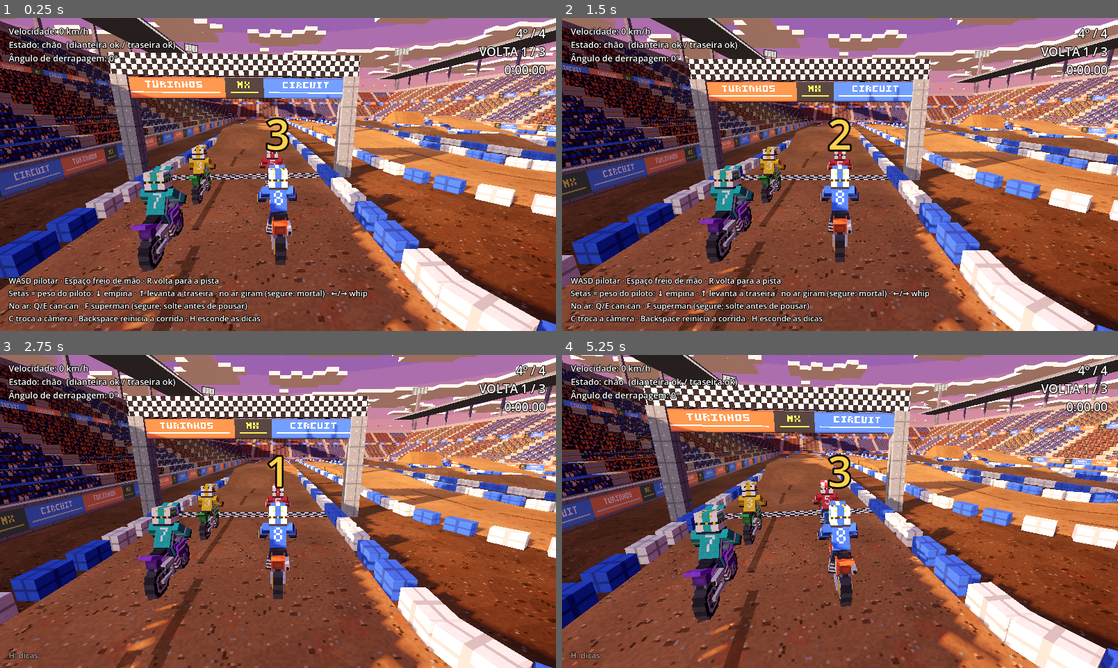
Above: before the commit, frames 1-4 (two rows, left to right).
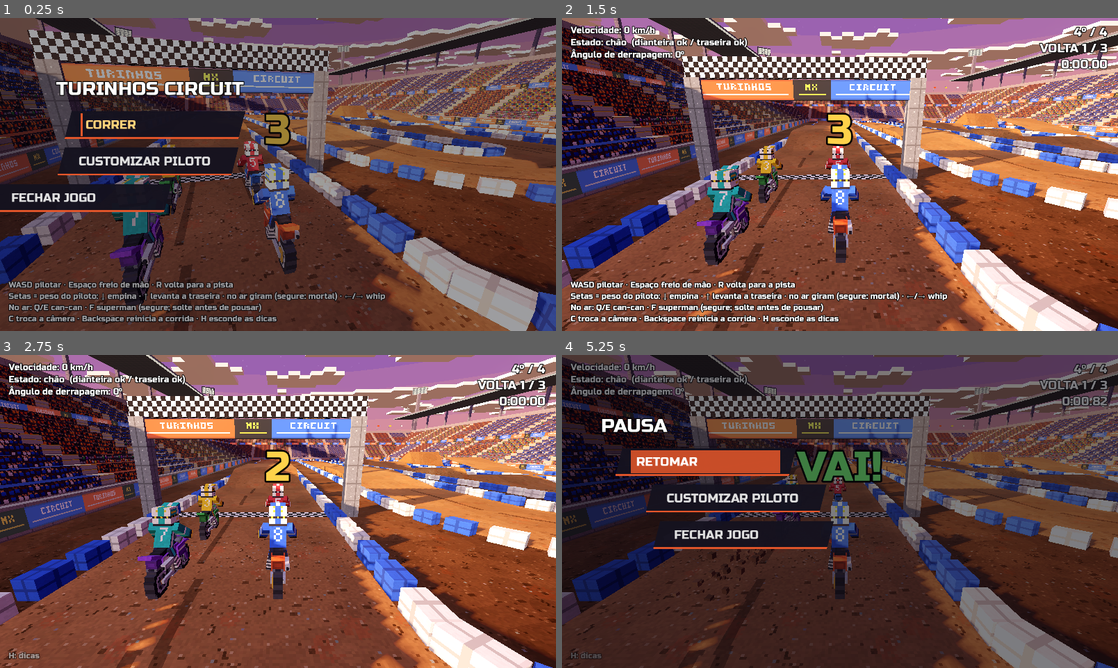
Above: after the commit, the same moments.

Repository: carvguilherme8/turinhos_circuit
Game: Godot game, scene res://scenes/tracks/stadium_circuit.tscn
Two runs of this game, one before a commit and one after it. Both use one fixed random seed, a clock stepped at 60 frames per second and the inputs below.
Inputs (mouse positions are in pixels of both pictures, inside the frame that each line leads up to):
- Up to frame 1 (0.25 s): no input
- Up to frame 2 (1.5 s): click (689, 124) at 0.5 s, where only the run after the commit has a clickable "CORRER"; move the mouse to (962, 158) at 1.27 s; hold D (direita) from 1.28 s (still down); hold W (acelerar) from 1.28 s (still down); click (962, 158) at 1.42 s
- Up to frame 3 (2.75 s): move the mouse to (166, 527) at 2.02 s; release D (direita) at 2.03 s; release W (acelerar) at 2.03 s; hold Down (inclinar_tras) from 2.03 s (still down); tap H (alternar_dicas) at 2.1 s; click (166, 527) at 2.17 s
- Up to frame 4 (5.25 s): move the mouse to (895, 442) at 2.77 s; release Down (inclinar_tras) at 2.78 s; hold D (direita) 2.78-3.53 s; hold S (frear) 2.78-3.53 s; click (895, 442) at 2.92 s; move the mouse to (812, 574) at 3.52 s; hold Up (inclinar_frente) 3.53-4.28 s; tap Space (freio_mao) at 3.6 s; click (812, 574) at 3.67 s; move the mouse to (1006, 558) at 4.27 s; hold A (esquerda) from 4.28 s (still down); tap F (manobra_superman) at 4.35 s; click (1006, 558) at 4.42 s; tap Escape (pausar) at 4.9 s; move the mouse to (673, 464) at 5.02 s; tap Backspace (reiniciar_corrida) at 5.1 s; click (673, 464) at 5.17 s

The runs differ from the first frame. In frame 1, 93% of the frame differs, in the area x 0-100%, y 0-100%; in frame 2, 41%; in frame 3, 3.5%; in frame 4, 94%.

Commit message:
feat: menu em escada (início e pausa) com customização do piloto; fonte Russo One

Diff:
--- a/scenes/tracks/stadium_circuit.tscn
+++ b/scenes/tracks/stadium_circuit.tscn
@@ -40,6 +40,7 @@
 [ext_resource type="AudioStream" path="res://assets/audio/sfx/crowd_cheer_1.ogg" id="sfx_cheer_1"]
 [ext_resource type="AudioStream" path="res://assets/audio/sfx/crowd_cheer_2.ogg" id="sfx_cheer_2"]
 [ext_resource type="Script" path="res://scripts/race/crowd_audio.gd" id="crowd_audio"]
+[ext_resource type="Script" path="res://scripts/ui/pause_menu.gd" id="pause_menu"]
 
 [sub_resource type="ShaderMaterial" id="SkyMat"]
 shader = ExtResource("sky_shader")
@@ -409,3 +410,6 @@
 script = ExtResource("crowd_audio")
 bike = NodePath("../Bike")
 cheer_streams = Array[AudioStream]([ExtResource("sfx_cheer_1"), ExtResource("sfx_cheer_2")])
+
+[node name="PauseMenu" type="CanvasLayer" parent="."]
+script = ExtResource("pause_menu")
--- a/scripts/bike/bike.gd
+++ b/scripts/bike/bike.gd
@@ -19,6 +19,8 @@
 
 ## Pontos seguros guardados para reposicionar (mais antigos são descartados).
 const SAFE_POINT_INTERVAL := 0.5
+const PlayerProfile := preload("res://scripts/core/player_profile.gd")
+const SkinPainter := preload("res://scripts/bike/skin_painter.gd")
 const SAFE_POINT_COUNT := 12
 ## Na queda, volta para um ponto seguro de pelo menos este tempo antes.
 const SAFE_POINT_MIN_AGE := 2.0
@@ -28,6 +30,8 @@
 @export var player_controlled: bool = true
 ## Cores: texturas alternativas da moto e do piloto (mesma UV do modelo). Vazio = padrão.
 @export var bike_texture: Texture2D
+## A moto do jogador usa o visual escolhido no menu (número, uniforme e cor da moto).
+@export var use_player_profile: bool = true
 @export var rider_texture: Texture2D
 
 @export_group("Visual")
@@ -176,9 +180,23 @@
 	_visual_rest = _visual.position
 	_apply_skin($Visual/Model, bike_texture)
 	_apply_skin($Visual/Rider, rider_texture)
+	if player_controlled and use_player_profile:
+		apply_player_profile()
+		PlayerProfile.listen(apply_player_profile)
 	if rider_upper:
 		_rider_upper_rest_x = rider_upper.rotation.x
 	_swingarm_length = Vector2(rear_wheel.position.y, rear_wheel.position.z).length()
+
+
+## Repinta moto e piloto com o visual do jogador (menu de customização).
+func apply_player_profile() -> void:
+	if not is_inside_tree():
+		return
+	PlayerProfile.ensure_loaded()
+	bike_texture = SkinPainter.bike_texture(PlayerProfile.bike_color(), PlayerProfile.number)
+	rider_texture = SkinPainter.rider_texture(PlayerProfile.suit_color(), PlayerProfile.accent_color(), PlayerProfile.number)
+	_apply_skin($Visual/Model, bike_texture)
+	_apply_skin($Visual/Rider, rider_texture)
 
 
 ## Acelerador aplicado neste passo (0..1), para o som do motor.
--- /dev/null
+++ b/scripts/bike/skin_painter.gd
@@ -0,0 +1,50 @@
+extends RefCounted
+## Repinta a textura da moto ou do piloto com outras cores e outro número, usando os mapas
+## gerados por tools/gen_skin_maps.py: cor = base + principal × R + detalhe × G; nos pixels
+## do dígito escolhido, cor = cor do número × B.
+
+## Mesmo valor de SCALE em tools/gen_skin_maps.py.
+const SCALE := 1.5
+
+const RIDER_DIR := "res://assets/models/riders/rider/rider"
+const BIKE_DIR := "res://assets/models/bikes/motocross/motocross"
+## Cor do número: branco nas costas do piloto, preto (cor do banco) nas placas da moto.
+const RIDER_NUMBER_COLOR := Color8(242, 242, 236)
+const BIKE_NUMBER_COLOR := Color8(34, 34, 40)
+
+
+static func rider_texture(suit: Color, accent: Color, number: int) -> ImageTexture:
+	return paint(RIDER_DIR, suit, accent, number, RIDER_NUMBER_COLOR)
+
+
+static func bike_texture(plastic: Color, number: int) -> ImageTexture:
+	return paint(BIKE_DIR, plastic, Color.BLACK, number, BIKE_NUMBER_COLOR)
+
+
+static func paint(prefix: String, primary: Color, accent: Color, number: int, number_color: Color) -> ImageTexture:
+	var base := _image(prefix + "_skin_base.png")
+	var skin_map := _image(prefix + "_skin_map.png")
+	var digits := _image(prefix + "_skin_digits.png")
+	var out := Image.create(base.get_width(), base.get_height(), false, Image.FORMAT_RGBA8)
+	var bit := 1 << clampi(number, 0, 9)
+	for y in base.get_height():
+		for x in base.get_width():
+			var m := skin_map.get_pixel(x, y)
+			var d := digits.get_pixel(x, y)
+			var bits := d.r8 | (d.g8 << 8)
+			var color: Color
+			if bits & bit:
+				color = number_color * (m.b * SCALE)
+			else:
+				color = base.get_pixel(x, y) + primary * (m.r * SCALE) + accent * (m.g * SCALE)
+			color.a = 1.0
+			out.set_pixel(x, y, color.clamp())
+	return ImageTexture.create_from_image(out)
+
+
+static func _image(path: String) -> Image:
+	var image := (load(path) as Texture2D).get_image()
+	if image.is_compressed():
+		image.decompress()
+	image.convert(Image.FORMAT_RGBA8)
+	return image
--- /dev/null
+++ b/scripts/core/player_profile.gd
@@ -0,0 +1,75 @@
+extends RefCounted
+## Visual do piloto do jogador (número, cor do uniforme e da moto), salvo em user:// e mantido
+## entre corridas. Tudo estático: qualquer script usa com
+## `const PlayerProfile := preload("res://scripts/core/player_profile.gd")`.
+
+const SAVE_PATH := "user://player_profile.cfg"
+
+## Cores do uniforme: [principal, detalhe]. O detalhe contrasta com a principal.
+const SUIT_COLORS: Array[Array] = [
+	[Color("2a5ce8"), Color("f0d23c")],
+	[Color("e83a3a"), Color("f2f2ec")],
+	[Color("2fb35a"), Color("f0d23c")],
+	[Color("f0a020"), Color("2a2a34")],
+	[Color("8a3ad8"), Color("40e0d0")],
+	[Color("1a1a22"), Color("e8572a")],
+	[Color("e84aa8"), Color("2a2a34")],
+	[Color("20b8c8"), Color("f2f2ec")],
+	[Color("f2f2ec"), Color("e83a3a")],
+]
+const BIKE_COLORS: Array[Color] = [
+	Color("e8572a"), Color("2a5ce8"), Color("2fb35a"), Color("f0d23c"), Color("e83a3a"),
+	Color("8a3ad8"), Color("1a1a22"), Color("f2f2ec"), Color("20b8c8"),
+]
+
+static var number: int = 8
+static var suit_index: int = 0
+static var bike_index: int = 0
+static var _loaded := false
+## Chamadas sem argumentos quando algo muda (a moto do jogador se repinta).
+static var _listeners: Array[Callable] = []
+
+
+static func ensure_loaded() -> void:
+	if _loaded:
+		return
+	_loaded = true
+	var cfg := ConfigFile.new()
+	if cfg.load(SAVE_PATH) != OK:
+		return
+	number = clampi(cfg.get_value("piloto", "numero", number), 0, 9)
+	suit_index = clampi(cfg.get_value("piloto", "uniforme", suit_index), 0, SUIT_COLORS.size() - 1)
+	bike_index = clampi(cfg.get_value("piloto", "moto", bike_index), 0, BIKE_COLORS.size() - 1)
+
+
+static func set_values(new_number: int, new_suit: int, new_bike: int) -> void:
+	ensure_loaded()
+	number = wrapi(new_number, 0, 10)
+	suit_index = wrapi(new_suit, 0, SUIT_COLORS.size())
+	bike_index = wrapi(new_bike, 0, BIKE_COLORS.size())
+	var cfg := ConfigFile.new()
+	cfg.set_value("piloto", "numero", number)
+	cfg.set_value("piloto", "uniforme", suit_index)
+	cfg.set_value("piloto", "moto", bike_index)
+	cfg.save(SAVE_PATH)
+	for listener in _listeners.duplicate():
+		if listener.is_valid():
+			listener.call()
+		else:
+			_listeners.erase(listener)
+
+
+static func listen(callable: Callable) -> void:
+	_listeners.append(callable)
+
+
+static func suit_color() -> Color:
+	return SUIT_COLORS[suit_index][0]
+
+
+static func accent_color() -> Color:
+	return SUIT_COLORS[suit_index][1]
+
+
+static func bike_color() -> Color:
+	return BIKE_COLORS[bike_index]
--- /dev/null
+++ b/scripts/ui/pause_menu.gd
@@ -0,0 +1,342 @@
+extends CanvasLayer
+## Menu de pausa (Esc / Start): os botões entram pelas laterais em escada, um depois do outro.
+## O jogo abre nele (com "CORRER" no lugar de "RETOMAR"); a contagem só começa depois.
+## À esquerda: retomar, customizar piloto e fechar o jogo. A customização entra pela direita
+## (o menu da esquerda sai, para a moto ficar à vista): número, cor do uniforme e cor da moto
+## (a moto do jogador se repinta na hora).
+
+const PlayerProfile := preload("res://scripts/core/player_profile.gd")
+## Fonte de toda a interface (vira a fonte padrão do jogo).
+const GAME_FONT := preload("res://assets/fonts/russo_one/RussoOne-Regular.ttf")
+
+## Já saiu do menu inicial nesta sessão: reiniciar a corrida não volta para ele.
+static var _race_started := false
+
+## Abre o jogo no menu, antes da largada.
+@export var start_in_menu: bool = true
+
+## Tamanho e passo da escada (cada degrau desce e anda para o lado).
+@export var step_size: Vector2 = Vector2(40.0, 84.0)
+@export var button_size: Vector2 = Vector2(400.0, 64.0)
+@export var row_size: Vector2 = Vector2(540.0, 64.0)
+@export var slide_time: float = 0.35
+@export var step_delay: float = 0.06
+@export var color_bg: Color = Color(0.08, 0.07, 0.12, 0.96)
+@export var color_edge: Color = Color("e8572a")
+
+var _root: Control
+var _dim: ColorRect
+var _main_steps: Array[Control] = []
+var _custom_steps: Array[Control] = []
+var _custom_open := false
+var _number_label: Label
+var _suit_buttons: Array[Button] = []
+var _bike_buttons: Array[Button] = []
+var _tween: Tween
+var _title: Label
+var _first_button: Button
+var _starting := false
+
+
+func _ready() -> void:
+	layer = 20
+	process_mode = Node.PROCESS_MODE_ALWAYS
+	ThemeDB.get_default_theme().default_font = GAME_FONT
+	PlayerProfile.ensure_loaded()
+	_root = Control.new()
+	_root.set_anchors_preset(Control.PRESET_FULL_RECT)
+	_root.visible = false
+	add_child(_root)
+	_dim = ColorRect.new()
+	_dim.color = Color(0.02, 0.02, 0.05, 0.55)
+	_dim.set_anchors_preset(Control.PRESET_FULL_RECT)
+	_root.add_child(_dim)
+	_build_main()
+	_build_custom()
+	if start_in_menu and not _race_started:
+		open.call_deferred(true)
+
+
+func _unhandled_input(event: InputEvent) -> void:
+	if not event.is_action_pressed("pausar") or event.is_echo():
+		return
+	get_viewport().set_input_as_handled()
+	if not _root.visible:
+		open()
+	elif _custom_open:
+		_close_custom()
+	elif not _starting:
+		close()  # no menu inicial, só "CORRER" sai dele
+
+
+## `start` = menu inicial (antes da largada).
+func open(start := false) -> void:
+	_starting = start
+	_title.text = "TURINHOS CIRCUIT" if start else "PAUSA"
+	_first_button.text = "CORRER" if start else "RETOMAR"
+	get_tree().paused = true
+	_root.visible = true
+	_dim.modulate.a = 0.0
+	_restart_tween()
+	_tween.tween_property(_dim, "modulate:a", 1.0, slide_time)
+	_slide(_main_steps, true, true)
+	_main_steps[1].get_child(0).grab_focus.call_deferred()
+
+
+func close() -> void:
+	_race_started = true
+	_starting = false
+	_restart_tween()
+	_tween.tween_property(_dim, "modulate:a", 0.0, slide_time)
+	if _custom_open:
+		_slide(_custom_steps, false, false)
+		_custom_open = false
+	else:
+		_slide(_main_steps, true, false)
+	_tween.chain().tween_callback(func():
+		_root.visible = false
+		get_tree().paused = false)
+
+
+# ---------------------------------------------------------------- montagem
+
+func _build_main() -> void:
+	_title = _make_label("PAUSA", 44)
+	_main_steps.append(_add_step(_title, 0, true, Vector2(button_size.x, 56.0), false))
+	var entries := [
+		["RETOMAR", close],
+		["CUSTOMIZAR PILOTO", _open_custom],
+		["FECHAR JOGO", func(): get_tree().quit()],
+	]
+	for i in entries.size():
+		var button := _make_button(entries[i][0])
+		button.pressed.connect(entries[i][1])
+		_main_steps.append(_add_step(button, i + 1, true, button_size))
+		if i == 0:
+			_first_button = button
+	_link_focus(_main_steps.slice(1).map(func(step): return step.get_child(0)))
+
+
+func _build_custom() -> void:
+	var title := _make_label("SEU PILOTO", 40)
+	_custom_steps.append(_add_step(title, 0, false, Vector2(row_size.x, 56.0), false))
+
+	# Número: < 8 >
+	var number_row := HBoxContainer.new()
+	number_row.add_theme_constant_override("separation", 12)
+	number_row.add_child(_make_label("NÚMERO", 26))
+	number_row.get_child(0).custom_minimum_size.x = 130.0
+	var minus := _make_button("<", 26)
+	minus.custom_minimum_size = Vector2(56.0, 0.0)
+	minus.pressed.connect(func(): _change(-1, 0, 0))
+	number_row.add_child(minus)
+	_number_label = _make_label("8", 36)
+	_number_label.custom_minimum_size.x = 60.0
+	_number_label.horizontal_alignment = HORIZONTAL_ALIGNMENT_CENTER
+	number_row.add_child(_number_label)
+	var plus := _make_button(">", 26)
+	plus.custom_minimum_size = Vector2(56.0, 0.0)
+	plus.pressed.connect(func(): _change(1, 0, 0))
+	number_row.add_child(plus)
+	_custom_steps.append(_add_step(number_row, 1, false, row_size))
+
+	# Cores do uniforme (principal com faixa do detalhe) e da moto.
+	var suit_row := _swatch_row("UNIFORME", PlayerProfile.SUIT_COLORS.size(), _suit_buttons,
+			func(i): return PlayerProfile.SUIT_COLORS[i][0],
+			func(i): return PlayerProfile.SUIT_COLORS[i][1],
+			func(i): _change(0, i - PlayerProfile.suit_index, 0))
+	_custom_steps.append(_add_step(suit_row, 2, false, row_size))
+	var bike_row := _swatch_row("MOTO", PlayerProfile.BIKE_COLORS.size(), _bike_buttons,
+			func(i): return PlayerProfile.BIKE_COLORS[i],
+			func(_i): return Color.TRANSPARENT,
+			func(i): _change(0, 0, i - PlayerProfile.bike_index))
+	_custom_steps.append(_add_step(bike_row, 3, false, row_size))
+
+	var back := _make_button("VOLTAR")
+	back.pressed.connect(_close_custom)
+	_custom_steps.append(_add_step(back, 4, false, Vector2(row_size.x * 0.6, button_size.y)))
+
+	var rows: Array = [minus, _suit_buttons[0], _bike_buttons[0], back]
+	for i in rows.size():
+		var control: Control = rows[i]
+		if i > 0:
+			control.focus_neighbor_top = control.get_path_to(rows[i - 1])
+		if i < rows.size() - 1:
+			control.focus_neighbor_bottom = control.get_path_to(rows[i + 1])
+	plus.focus_neighbor_bottom = plus.get_path_to(_suit_buttons[0])
+	_refresh()
+
+
+func _swatch_row(caption: String, count: int, buttons: Array[Button], main: Callable,
+		stripe: Callable, on_pick: Callable) -> HBoxContainer:
+	var row := HBoxContainer.new()
+	row.add_theme_constant_override("separation", 6)
+	var label := _make_label(caption, 26)
+	label.custom_minimum_size.x = 130.0
+	row.add_child(label)
+	for i in count:
+		var swatch := Button.new()
+		swatch.custom_minimum_size = Vector2(30.0, 40.0)
+		swatch.set_meta("color", main.call(i))
+		var band: Color = stripe.call(i)
+		if band.a > 0.0:
+			var line := ColorRect.new()
+			line.color = band
+			line.mouse_filter = Control.MOUSE_FILTER_IGNORE
+			line.set_anchors_preset(Control.PRESET_BOTTOM_WIDE)
+			line.offset_top = -12.0
+			line.offset_bottom = -5.0
+			line.offset_left = 5.0
+			line.offset_right = -5.0
+			swatch.add_child(line)
+		swatch.pressed.connect(on_pick.bind(i))
+		row.add_child(swatch)
+		buttons.append(swatch)
+	return row
+
+
+## Um degrau da escada: painel inclinado que entra pela esquerda (`left`) ou pela direita.
+func _add_step(content: Control, index: int, left: bool, size: Vector2, framed := true) -> Control:
+	var panel := PanelContainer.new()
+	var style := StyleBoxFlat.new()
+	style.bg_color = color_bg if framed else Color(0, 0, 0, 0)
+	style.border_color = color_edge
+	style.set_border_width_all(0)
+	style.border_width_bottom = 4 if framed else 0
+	style.skew = Vector2(0.25, 0.0) if framed else Vector2.ZERO
+	style.content_margin_left = 28.0
+	style.content_margin_right = 28.0
+	style.content_margin_top = 6.0
+	style.content_margin_bottom = 6.0
+	panel.add_theme_stylebox_override("panel", style)
+	panel.add_child(content)
+	panel.size = size
+	panel.custom_minimum_size = size
+	var y := 130.0 + index * step_size.y
+	var x := 60.0 + index * step_size.x
+	if not left:
+		# À direita a escada desce em direção à borda (deixa o meio da tela livre).
+		x = 60.0 + (4 - index) * step_size.x
+	if left:
+		panel.set_anchors_preset(Control.PRESET_TOP_LEFT)
+		panel.set_meta("home", Vector2(x, y))
+		panel.set_meta("away", Vector2(-size.x - 80.0, y))
+	else:
+		panel.set_anchors_preset(Control.PRESET_TOP_RIGHT)
+		panel.set_meta("home", Vector2(-size.x - x, y))
+		panel.set_meta("away", Vector2(80.0, y))
+	panel.position = panel.get_meta("away")
+	panel.visible = false
+	_root.add_child(panel)
+	return panel
+
+
+## Desliza os degraus para dentro ou para fora, cada um um pouco depois do anterior.
+func _slide(steps: Array[Control], left: bool, entering: bool) -> void:
+	var anchor := 0.0 if left else _root.size.x
+	for i in steps.size():
+		var step := steps[i]
+		var home: Vector2 = step.get_meta("home") + Vector2(anchor, 0.0)
+		var away: Vector2 = step.get_meta("away") + Vector2(anchor, 0.0)
+		var order := i if entering else steps.size() - 1 - i
+		if entering:
+			step.position = away
+			step.visible = true
+		var tweener := _tween.parallel().tween_property(step, "position", home if entering else away, slide_time)
+		tweener.set_delay(order * step_delay)
+		tweener.set_trans(Tween.TRANS_BACK if entering else Tween.TRANS_CUBIC)
+		tweener.set_ease(Tween.EASE_OUT if entering else Tween.EASE_IN)
+
+
+func _open_custom() -> void:
+	if _custom_open:
+		return
+	_custom_open = true
+	_restart_tween()
+	_slide(_main_steps, true, false)
+	_slide(_custom_steps, false, true)
+	_custom_steps[1].get_child(0).get_child(1).grab_focus.call_deferred()
+
+
+func _close_custom() -> void:
+	if not _custom_open:
+		return
+	_custom_open = false
+	_restart_tween()
+	_slide(_custom_steps, false, false)
+	_slide(_main_steps, true, true)
+	_main_steps[2].get_child(0).grab_focus.call_deferred()
+
+
+func _restart_tween() -> void:
+	if _tween and _tween.is_valid():
+		_tween.kill()
+	_tween = create_tween()
+	_tween.set_pause_mode(Tween.TWEEN_PAUSE_PROCESS)
+	_tween.set_parallel(true)
+
+
+func _change(number_step: int, suit_step: int, bike_step: int) -> void:
+	PlayerProfile.set_values(PlayerProfile.number + number_step,
+			PlayerProfile.suit_index + suit_step, PlayerProfile.bike_index + bike_step)
+	_refresh()
+
+
+## Mostra o número atual e destaca as cores escolhidas.
+func _refresh() -> void:
+	_number_label.text = str(PlayerProfile.number)
+	for i in _suit_buttons.size():
+		_style_swatch(_suit_buttons[i], i == PlayerProfile.suit_index)
+	for i in _bike_buttons.size():
+		_style_swatch(_bike_buttons[i], i == PlayerProfile.bike_index)
+
+
+func _style_swatch(swatch: Button, selected: bool) -> void:
+	var color: Color = swatch.get_meta("color")
+	for state in ["normal", "hover", "pressed", "focus"]:
+		var style := StyleBoxFlat.new()
+		style.bg_color = color.lightened(0.15) if state == "hover" else color
+		style.border_color = Color.WHITE if selected else (color_edge if state == "focus" else Color(0, 0, 0, 0.6))
+		style.set_border_width_all(4 if selected or state == "focus" else 2)
+		if state == "focus" and not selected:
+			style.draw_center = false
+		swatch.add_theme_stylebox_override(state, style)
+
+
+# ---------------------------------------------------------------- peças
+
+func _make_label(text: String, size: int) -> Label:
+	var label := Label.new()
+	label.text = text
+	label.add_theme_font_size_override("font_size", size)
+	label.add_theme_color_override("font_outline_color", Color.BLACK)
+	label.add_theme_constant_override("outline_size", maxi(6, size / 6))
+	label.vertical_alignment = VERTICAL_ALIGNMENT_CENTER
+	return label
+
+
+func _make_button(text: String, size: int = 28) -> Button:
+	var button := Button.new()
+	button.text = text
+	button.flat = false
+	button.alignment = HORIZONTAL_ALIGNMENT_LEFT
+	button.add_theme_font_size_override("font_size", size)
+	for state in ["normal", "hover", "pressed", "focus"]:
+		var style := StyleBoxFlat.new()
+		style.bg_color = Color(0, 0, 0, 0) if state == "normal" else Color(color_edge, 0.85 if state != "focus" else 0.0)
+		style.draw_center = state != "focus"
+		style.border_color = color_edge
+		style.border_width_left = 6 if state == "focus" else 0
+		style.content_margin_left = 12.0
+		style.content_margin_right = 12.0
+		button.add_theme_stylebox_override(state, style)
+	button.add_theme_color_override("font_hover_color", Color.WHITE)
+	button.add_theme_color_override("font_focus_color", Color("ffd27a"))
+	return button
+
+
+func _link_focus(controls: Array) -> void:
+	for i in controls.size():
+		var control: Control = controls[i]
+		control.focus_neighbor_top = control.get_path_to(controls[(i - 1 + controls.size()) % controls.size()])
+		control.focus_neighbor_bottom = control.get_path_to(controls[(i + 1) % controls.size()])
Not shown, added: assets/fonts/russo_one/OFL.txt
Binary file added: assets/fonts/russo_one/RussoOne-Regular.ttf
Not shown, added: assets/fonts/russo_one/RussoOne-Regular.ttf.import
Binary file added: assets/models/bikes/motocross/motocross_skin_base.png
Not shown, added: assets/models/bikes/motocross/motocross_skin_base.png.import
Binary file added: assets/models/bikes/motocross/motocross_skin_digits.png
Not shown, added: assets/models/bikes/motocross/motocross_skin_digits.png.import
Binary file added: assets/models/bikes/motocross/motocross_skin_map.png
Not shown, added: assets/models/bikes/motocross/motocross_skin_map.png.import
Binary file added: assets/models/riders/rider/rider_skin_base.png
Not shown, added: assets/models/riders/rider/rider_skin_base.png.import
Binary file added: assets/models/riders/rider/rider_skin_digits.png
(and 7 more such lines)
